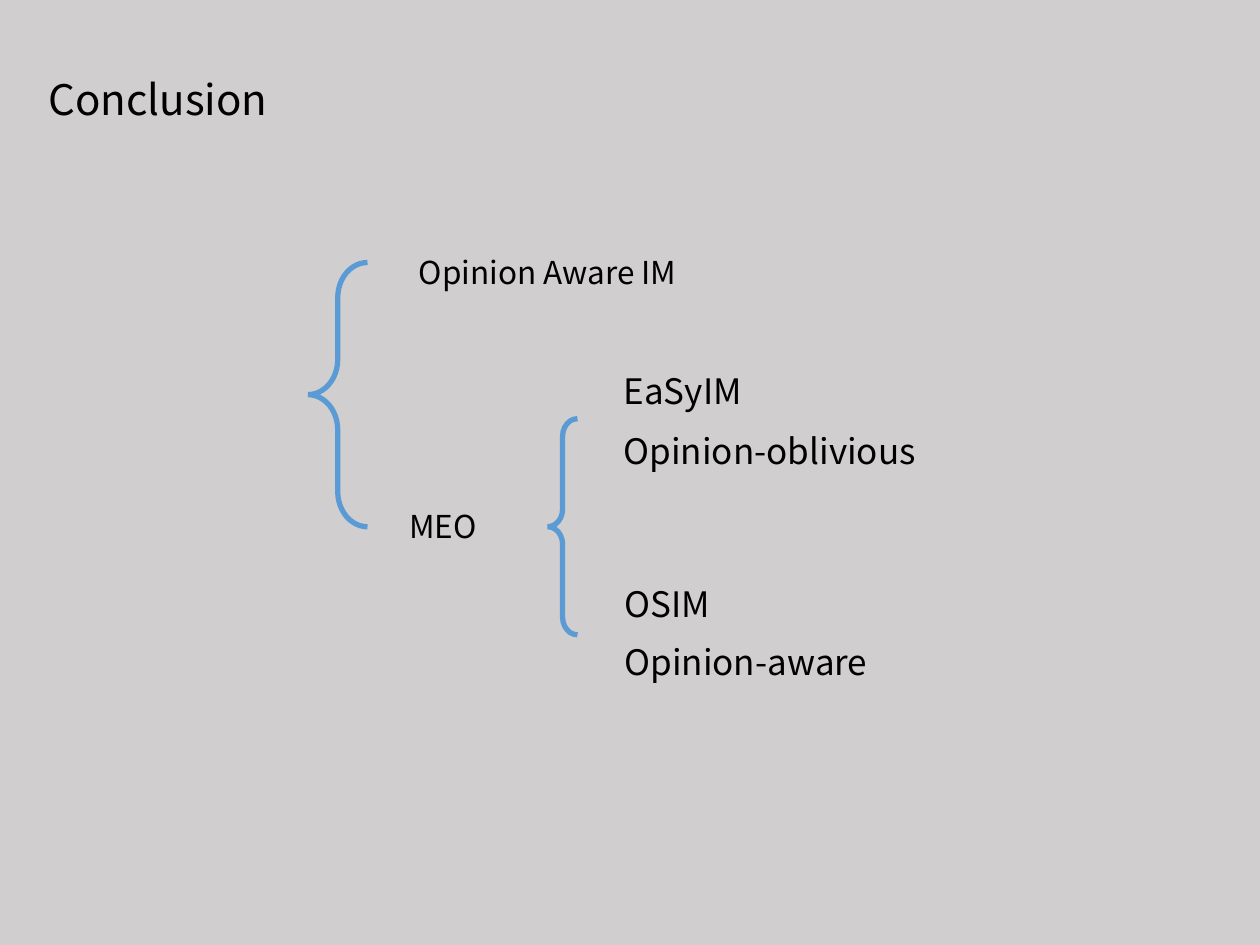
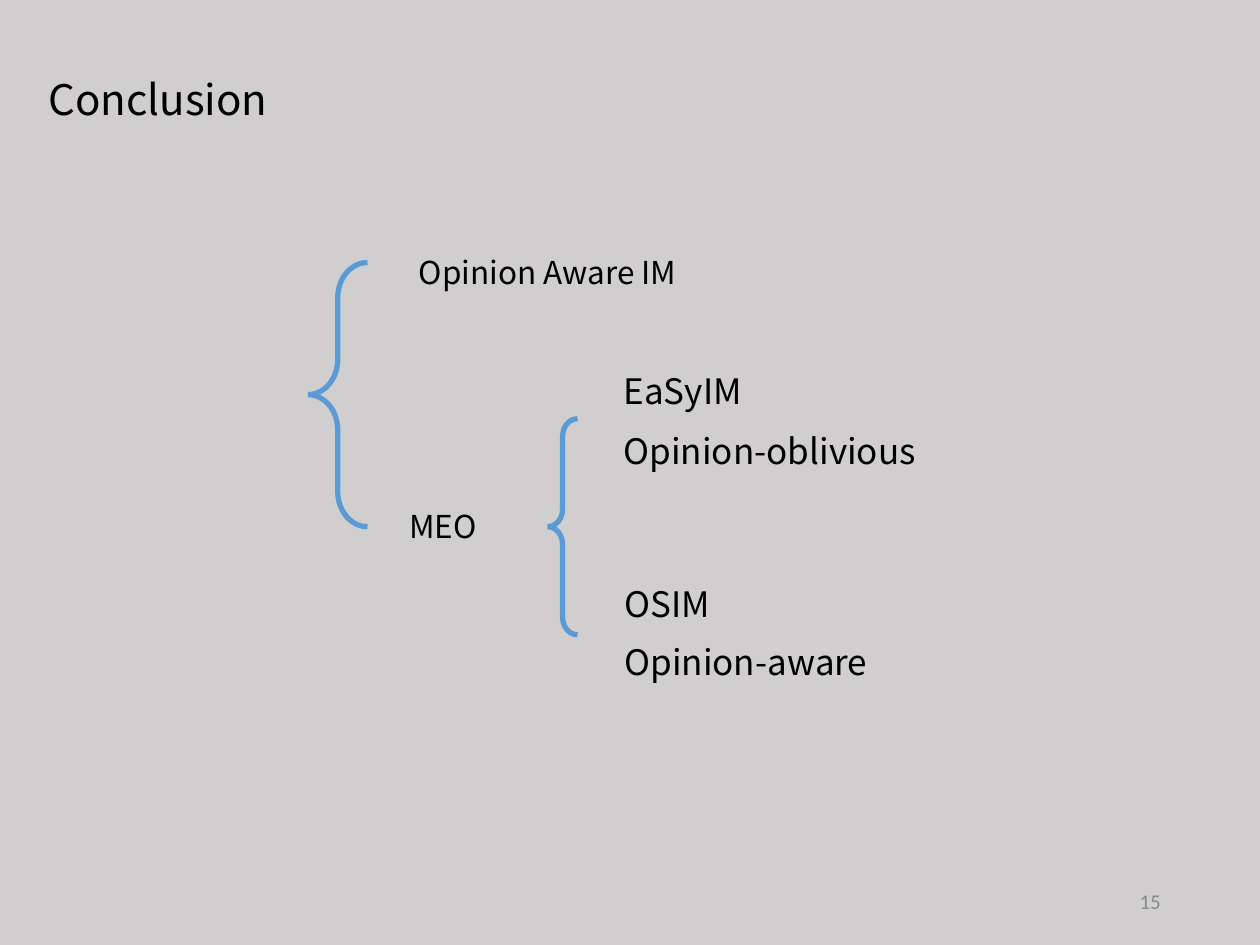
Before and after one commit to tianzhuwei/PPT, a slide deck: slide 15 of 4-魏天柱-Holistic Influence Maximization_ Combining Scalability and Efficiency with Opinion-Aware Models..pptx. Drawn at 1260x945 pixels with LibreOffice and Linux fonts; fonts in the diff are those of the drawing. Boxes give left, top, right and bottom in pixels: in the first picture for what was removed or moved away, otherwise in the second. Text is boxed around its words. In the diff, an @@ line names an element or a change of style, - is before the commit and + after.

```diff
--- a/4-魏天柱-Holistic Influence Maximization_ Combining Scalability and Efficiency with Opinion-Aware Models..pptx
+++ b/4-魏天柱-Holistic Influence Maximization_ Combining Scalability and Efficiency with Opinion-Aware Models..pptx
@@ page number added at (x1=1140, y1=896, x2=1161, y2=909), 12 pt, text #8C8C8C @@
+15
```
Also in this commit, not shown: 15 other slides changed.
